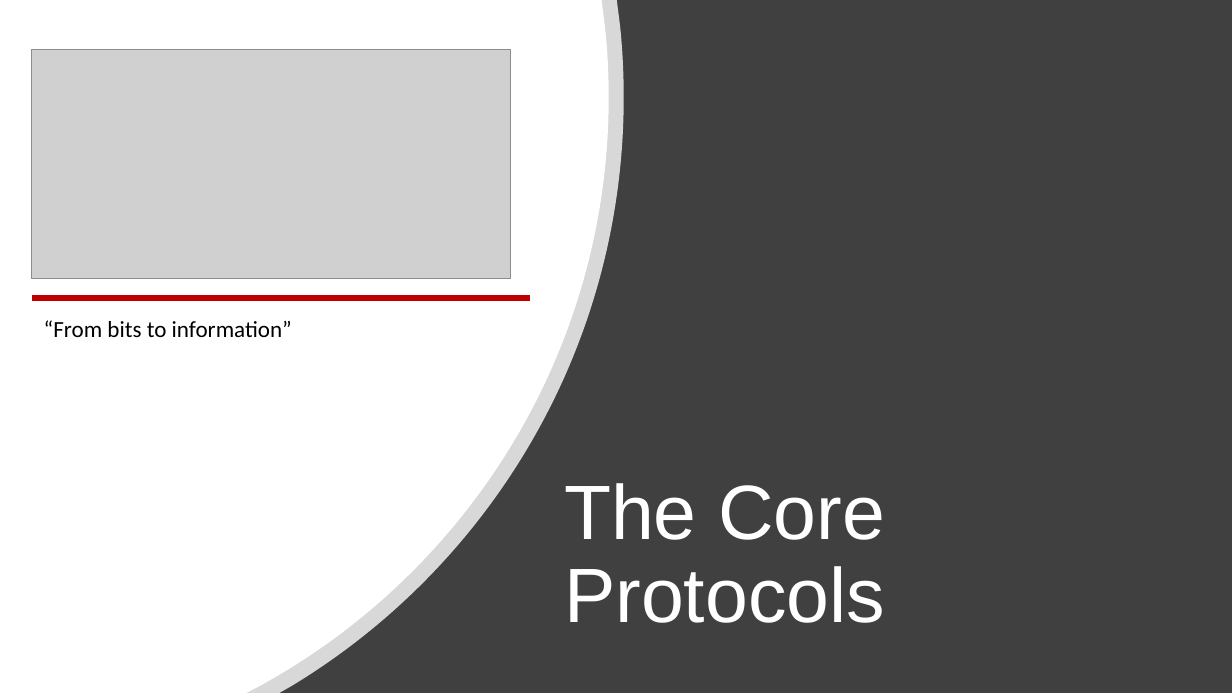
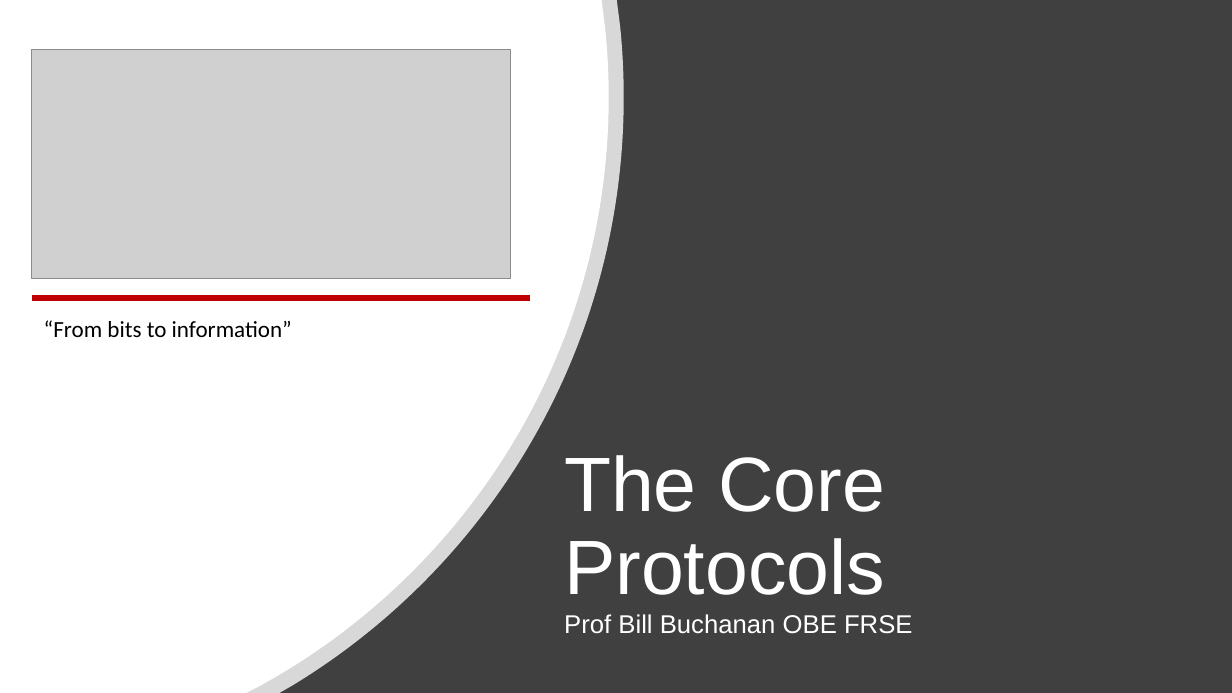
Before and after one commit to billbuchanan/csn09112, a slide deck: slide 4 of week08_network_forensics/lecture/unit10_networks.pptx (slide 3 before the commit). Drawn at 1232x693 pixels with LibreOffice and Linux fonts; fonts in the diff are those of the drawing; grey boxes stand for pictures. Boxes give left, top, right and bottom in pixels: in the first picture for what was removed or moved away, otherwise in the second. Text is boxed around its words. In the diff, an @@ line names an element or a change of style, - is before the commit and + after.

```diff
--- a/week08_network_forensics/lecture/unit10_networks.pptx
+++ b/week08_network_forensics/lecture/unit10_networks.pptx
@@ title at [564, 455, 912, 634]: text changed; size 60 to 20 pt @@
-The Core Protocols
+The Core Protocols
+Prof Bill Buchanan OBE FRSE
```
Also in this commit, not shown: 11 other slides changed, 1 slide added, 2 other files.
